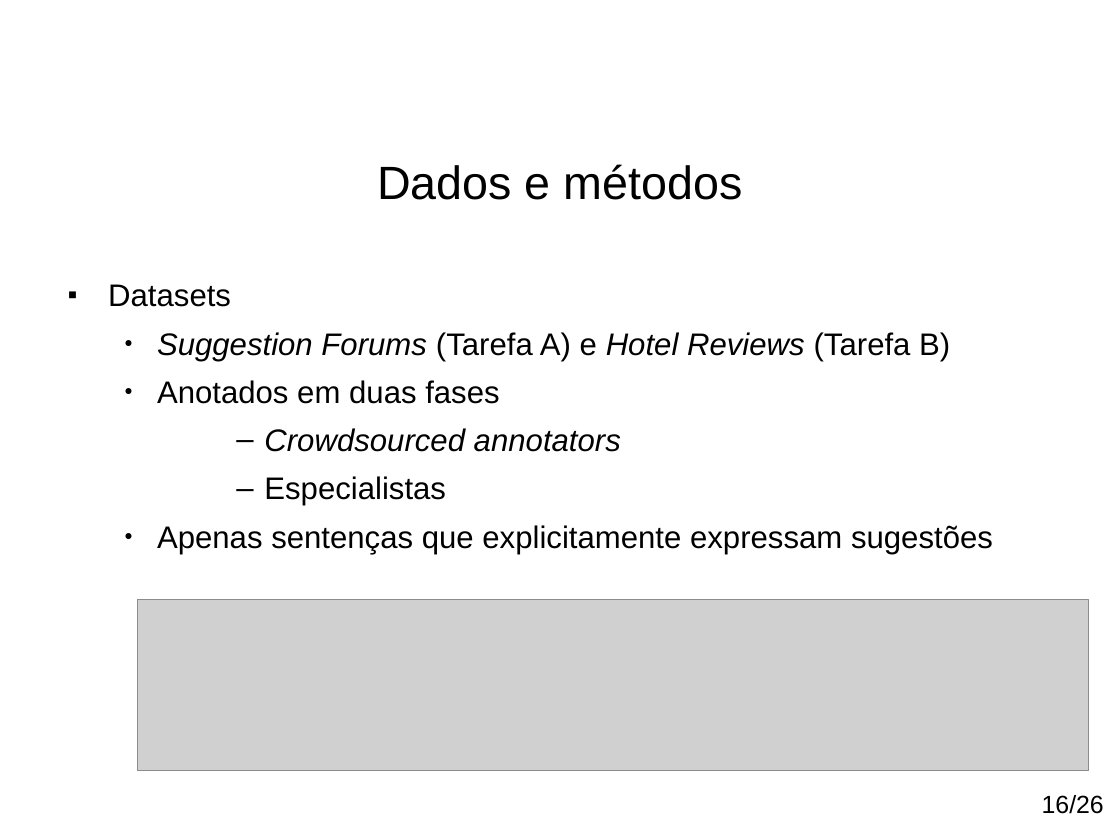
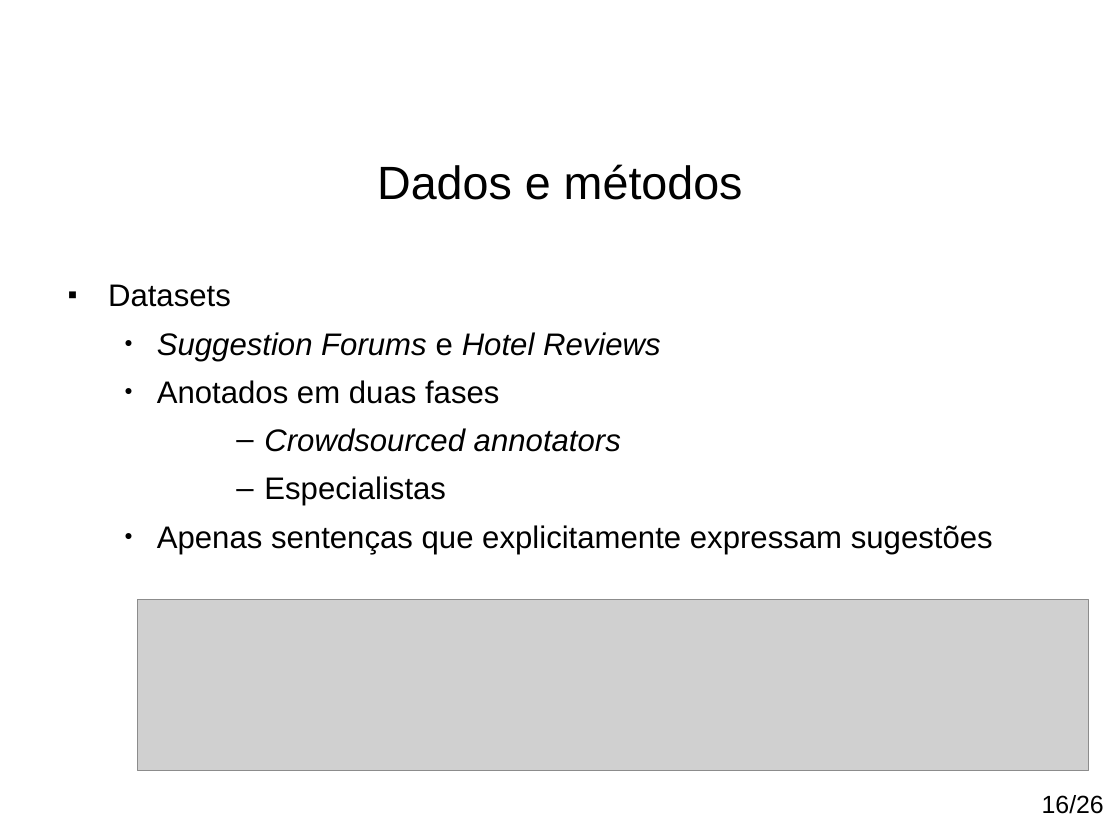
Before and after one commit to paulohq/apresentacao-NLP, a slide deck: slide 20 of apresentacao-mineracao-de-sugestoes.ppt (slide 22 before the commit). Drawn at 1120x840 pixels with LibreOffice and Linux fonts; fonts in the diff are those of the drawing; grey boxes stand for pictures; background and template pictures are left out. Boxes give left, top, right and bottom in pixels: in the first picture for what was removed or moved away, otherwise in the second. Text is boxed around its words. In the diff, an @@ line names an element or a change of style, - is before the commit and + after.

```diff
--- a/apresentacao-mineracao-de-sugestoes.ppt
+++ b/apresentacao-mineracao-de-sugestoes.ppt
@@ text at (x1=108, y1=284, x2=993, y2=554): indent changed @@
@@ text at (x1=157, y1=332, x2=661, y2=361): text changed @@
-  ● Suggestion Forums (Tarefa A) e Hotel Reviews (Tarefa B)
+  ● Suggestion Forums e Hotel Reviews
```
Also in this commit, not shown: 25 other slides changed, 4 slides removed, 2 other files.
